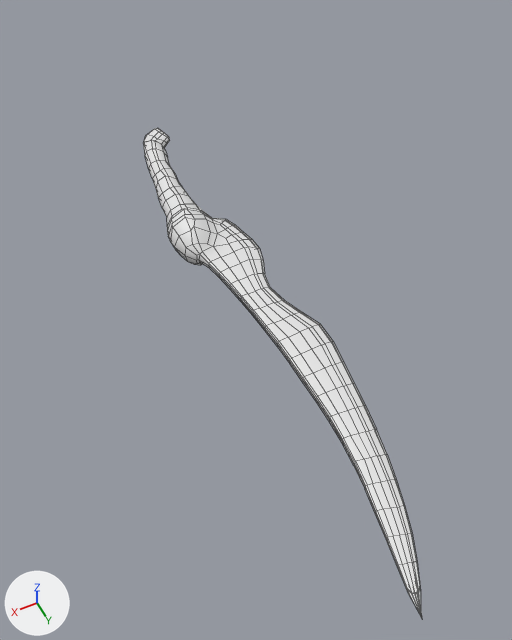
A saved change to the Blender file weapons/channel_sword/channel_sword.blend.
Both versions are drawn from a 50 mm lens placed at (2.0, 5.1, 5.0), pointed at (-0.11, 0.88, -0.61). Lighting does not change. The marker at lower left points along +X, +Y and +Z. Mesh edges are drawn as thin lines. Materials are left out; every surface is plain grey.

The first picture shows 'ChannelSword'.
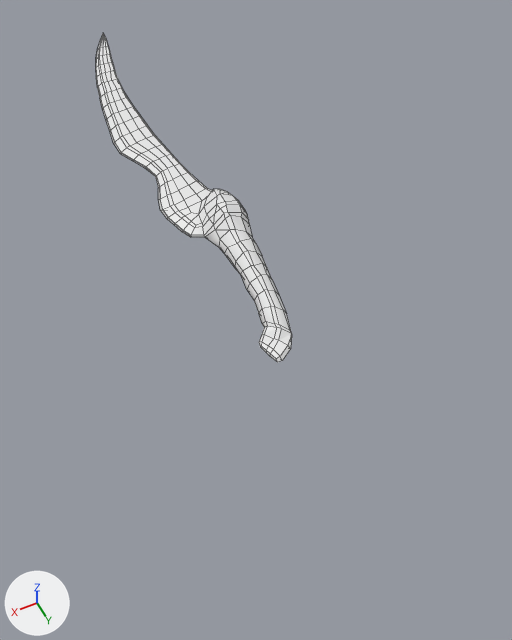
What the commit changed:
me_cube_002 is used by ob_channelsword; location (0.0, 0.0, 0.0).
me_cube_002 had 517 vertices, 518 faces and spanned x -0.39..0.43, y -1.85..4.22, z -0.23..0.23.
me_cube_002 now has 519 vertices, 526 faces and spans x -0.39..0.43, y -1.85..4.22, z -0.23..0.23.
Part 1, on me_cube_002:
8 faces are deleted.
3 vertices move from x 0.28..0.33, y -0.33..-0.32, z -0.09..0.09 to x 0.28..0.32, y -0.37..-0.36, z -0.09..0.09.
2 vertices are added at (0.09, -0.04, 0.18), (0.09, -0.04, -0.18).
8 new faces join them.
8 new faces join them, smooth.
me_cube_002 part 2: 70 kept faces spanning x -0.22..0.43, y -1.85..0.27, z -0.23..0.23 are now shaded flat.
Object 'ChannelSword' (ob_channelsword) turns from (0, 0, 0) to (0, 352, 180) degrees about x, y and z.

Changed parts and their boxes [x1, y1, x2, y2] in the pictures (512 x 640 px):
'ChannelSword', reshaped, turned: before [143, 128, 423, 620]; after [96, 34, 292, 362]
part 1 of me_cube_002, built on: before [166, 194, 206, 247]; after [207, 189, 251, 241]
part 2 of me_cube_002, shading changed: before [144, 128, 200, 261]; after [214, 194, 292, 362]
